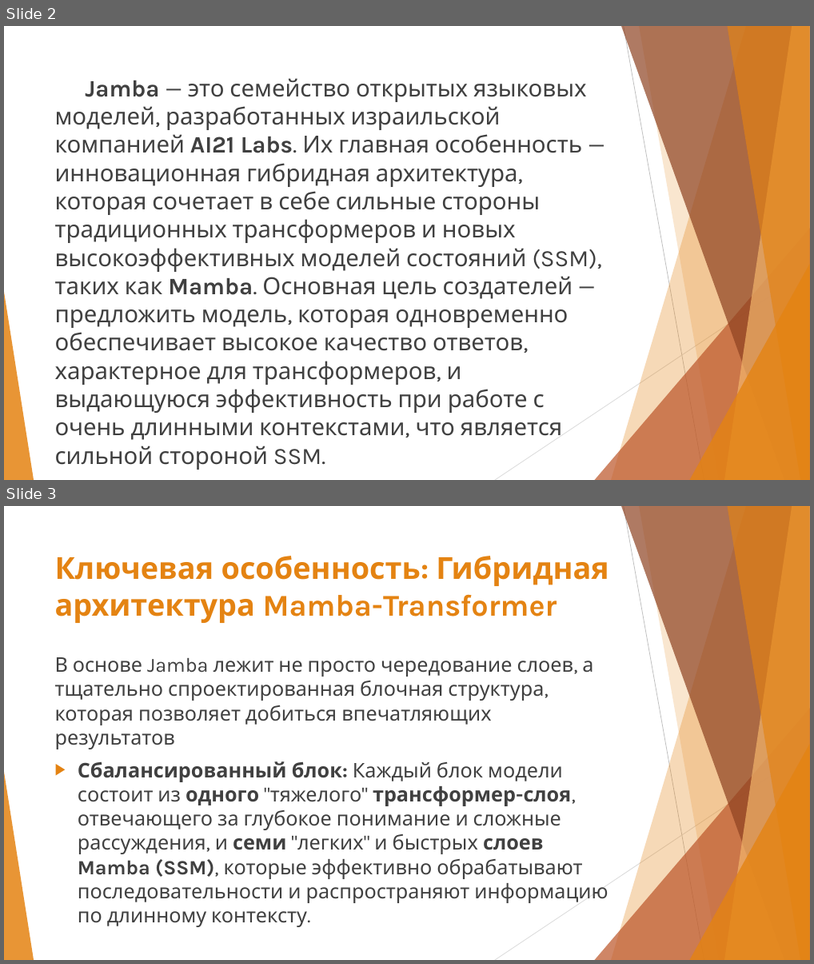
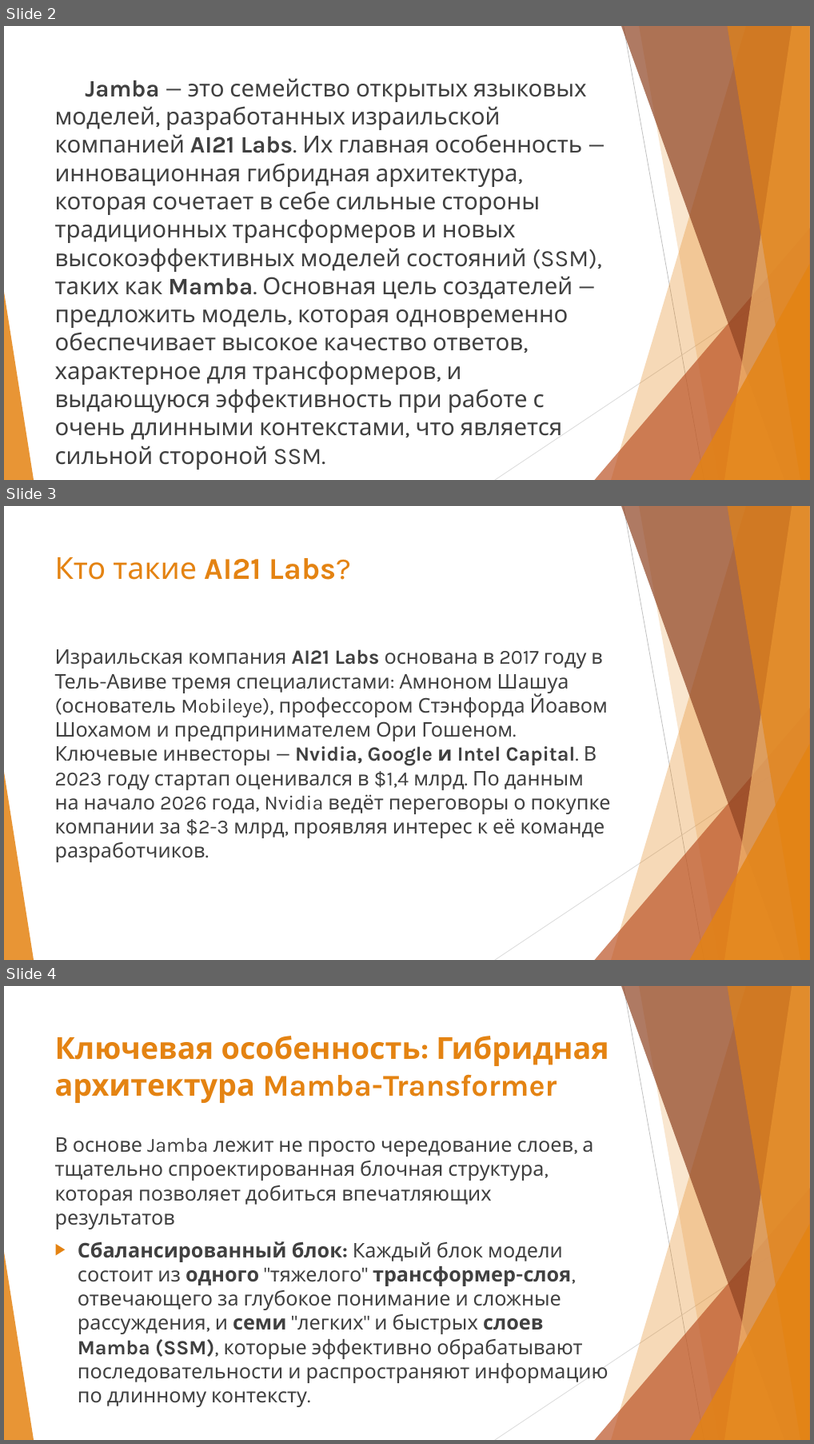
Before and after one commit to GIKExe/Subject, a slide deck: Prompt/Jamba.pptx. Shown one above the other, each under a label of ours: slides 2 and 3 before the commit, slides 2, 3 and 4 after it. The pictures are 814x964 and 814x1444 pixels, drawn with LibreOffice and Linux fonts; fonts in the diff are those of the drawing. Boxes give left, top, right and bottom in pixels: in the first picture for what was removed or moved away, otherwise in the second. Text is boxed around its words. In the diff, an @@ line names an element or a change of style, - is before the commit and + after.

Commit message:
Промпт. изменение доклада

```diff
--- a/Prompt/Jamba.pptx
+++ b/Prompt/Jamba.pptx
@@ slide 3 added at [4, 506, 810, 960], background #FFFFFF; not listed: 10 template elements that a slide beside it also shows @@
@@ title added at [55, 557, 351, 580], 36 pt, text #E48312 @@
+Кто такие AI21 Labs?
@@ text added at [55, 649, 611, 862], 24 pt, text #404040 @@
+Израильская компания AI21 Labs основана в 2017 году в Тель-Авиве тремя специалистами: Амноном Шашуа (основатель Mobileye), профессором Стэнфорда Йоавом Шохамом и предпринимателем Ори Гошеном. Ключевые инвесторы — Nvidia, Google и Intel Capital. В 2023 году стартап оценивался в $1,4 млрд. По данным на начало 2026 года, Nvidia ведёт переговоры о покупке компании за $2-3 млрд, проявляя интерес к её команде разработчиков.
@@ what was slide 3 is now slide 4 @@
```
